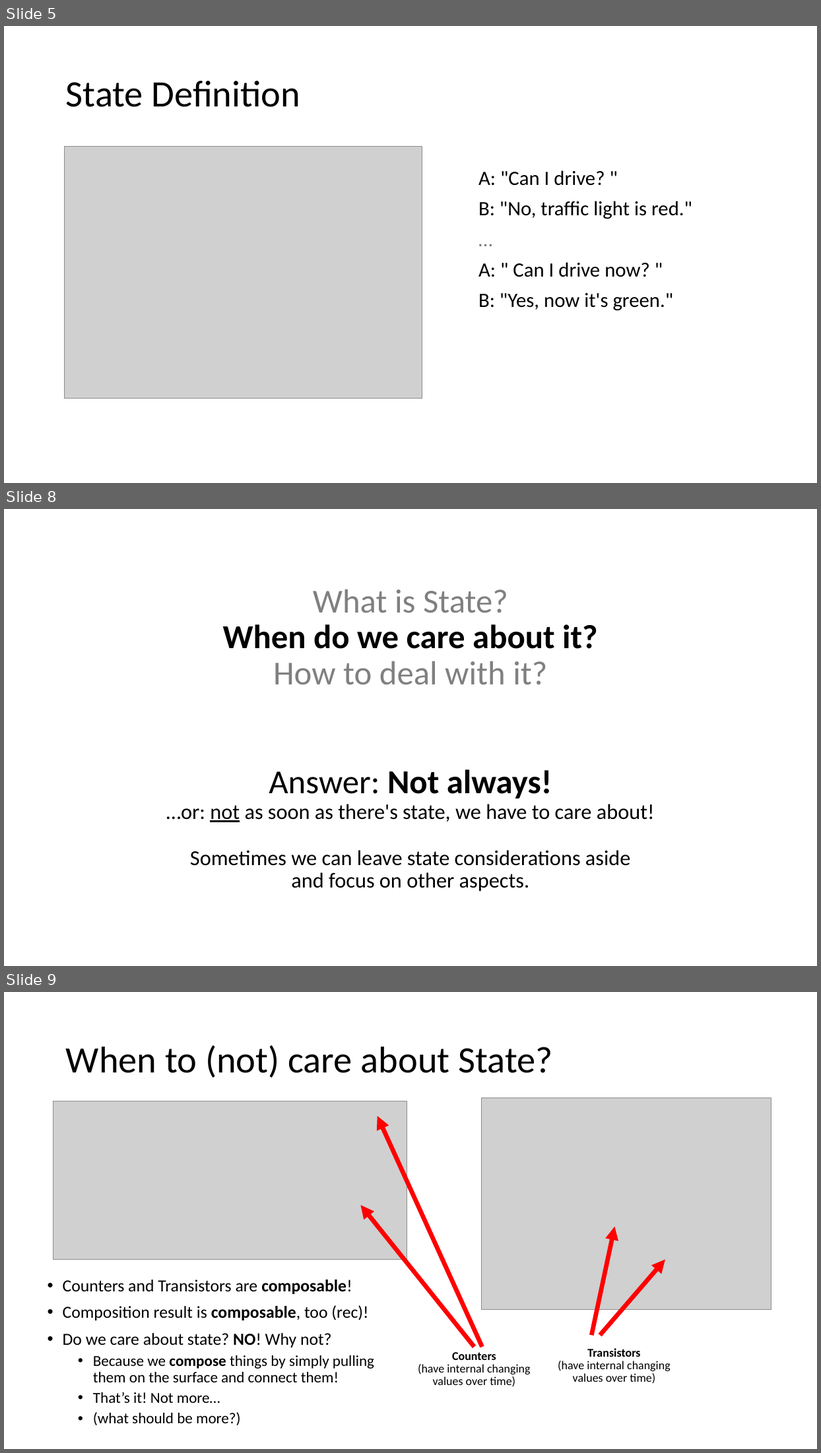
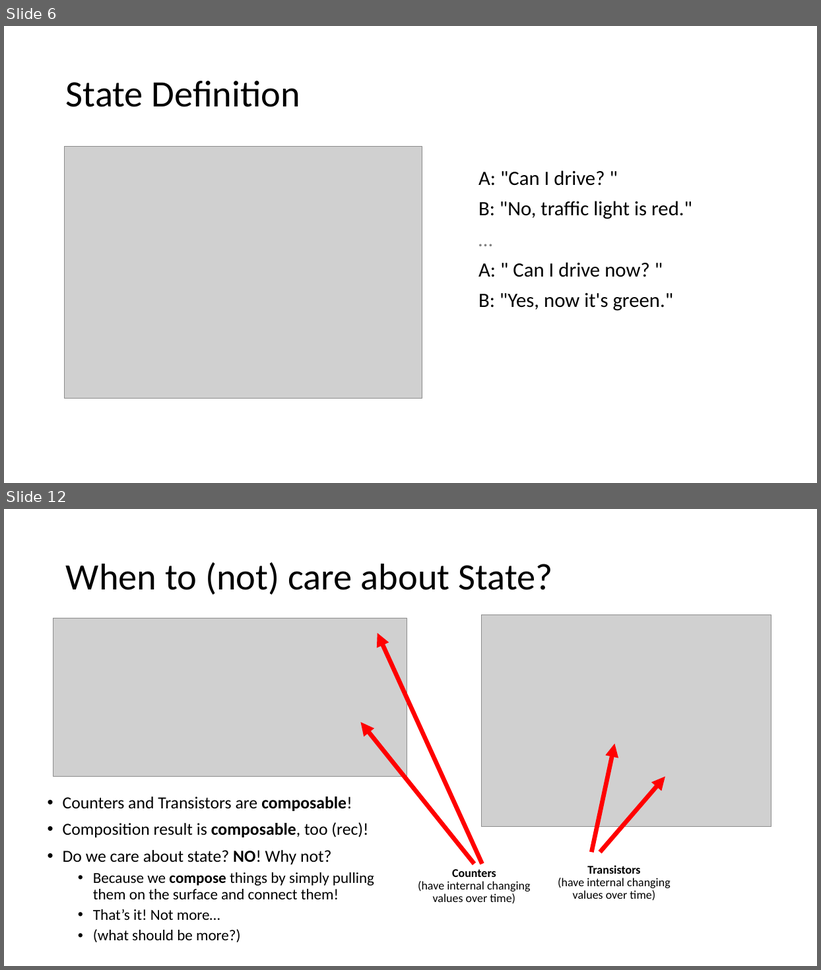
Before and after one commit to RonaldSchlenker/ReactIn200LoC, a slide deck: Vortrag/Presentation.pptx. Shown one above the other, each under a label of ours: slides 5, 8 and 9 before the commit, slides 6 and 12 after it; the slides between them are not shown. The pictures are 821x1453 and 821x970 pixels, drawn with LibreOffice and Linux fonts; fonts in the diff are those of the drawing; grey boxes stand for pictures. Boxes give left, top, right and bottom in pixels: in the first picture for what was removed or moved away, otherwise in the second. Text is boxed around its words. In the diff, an @@ line names an element or a change of style, - is before the commit and + after.

```diff
--- a/Vortrag/Presentation.pptx
+++ b/Vortrag/Presentation.pptx
@@ slide 8 removed at (4,509,817,966), background #FFFFFF @@
@@ title removed at (166,590,655,892) @@
-What is State?
-When do we care about it?
-How to deal with it?
-Answer: Not always!
-…or: not as soon as there's state, we have to care about!
-Sometimes we can leave state considerations aside
-and focus on other aspects.
@@ what was slide 5 is now slide 6 @@
@@ what was slide 9 is now slide 12 @@
```
Also in this commit, not shown: 3 slides changed, 4 slides added, 5 other files.
